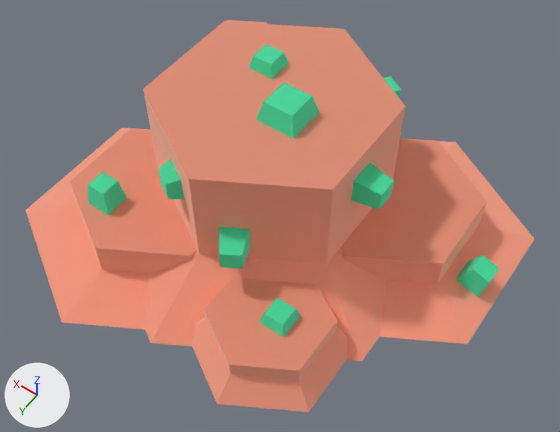
Before and after pictures for a commit that changed the glTF model island-race/import/kenney-space-kit/rock_crystals.glb.
Rendered twice from a 50 mm lens placed at (1.411, -0.723, 1.208), pointed at (1.908, -1.419, 0.115). Lighting does not change. The marker at lower left points along +X, +Y and +Z. The older version comes first. Where no turn or scale is listed for an object, it has been applied to the vertices. Vertices at exactly the same position are counted once.

The first picture shows 'rock_crystals'.
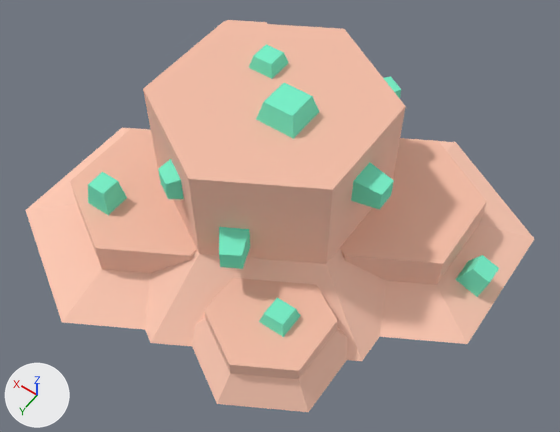
Pixel boxes (x1, y1, x2, y2) of what changed, in the pictures (560 x 432 px):
'rock_crystals', recoloured, surface changed: (26, 20, 534, 412) in both
part 1 of me_mesh_rock_crystals, recoloured: (26, 90, 534, 412) in both
part 2 of me_mesh_rock_crystals, recoloured: (70, 20, 487, 371) in both
part 3 of me_mesh_rock_crystals, recoloured: (88, 44, 499, 337) in both
part 4 of me_mesh_rock_crystals, surface changed: (26, 20, 534, 412) in both

The change in detail:
Picture 'Image_0' (img_image_0) is new.
Material 'palette' (mat_palette) is new.
Its texture is img_image_0.
Its roughness is 1.0.
me_mesh_rock_crystals has 184 vertices, 364 faces and spans x -0.472..0.379, y -0.372..0.43, z 0.0..0.337.
me_mesh_rock_crystals is used by ob_rock_crystals; location (2.0, -1.5, 0.0).
me_mesh_rock_crystals part 1: all 198 faces that had it switch from mat_rocktrack (beige #fdc9b3) to mat_palette (picture img_image_0).
me_mesh_rock_crystals part 2: all 46 faces that had it switch from mat_rock (beige #f5bfa7) to mat_palette (picture img_image_0).
me_mesh_rock_crystals part 3: all 120 faces that had it switch from mat_crystal (green #77f1ca) to mat_palette (picture img_image_0).
me_mesh_rock_crystals part 4: texture (UV) coordinates of 364 of 364 faces, centred in x -0.462..0.353, y -0.314..0.358, z 0.0..0.337, changed; they spanned u -17.69..18.57, v -17.55..16.92 and now span u 0.25..0.75, v 0.25..0.75.
Object 'tmpParent' (ob_tmpparent) is deleted.
